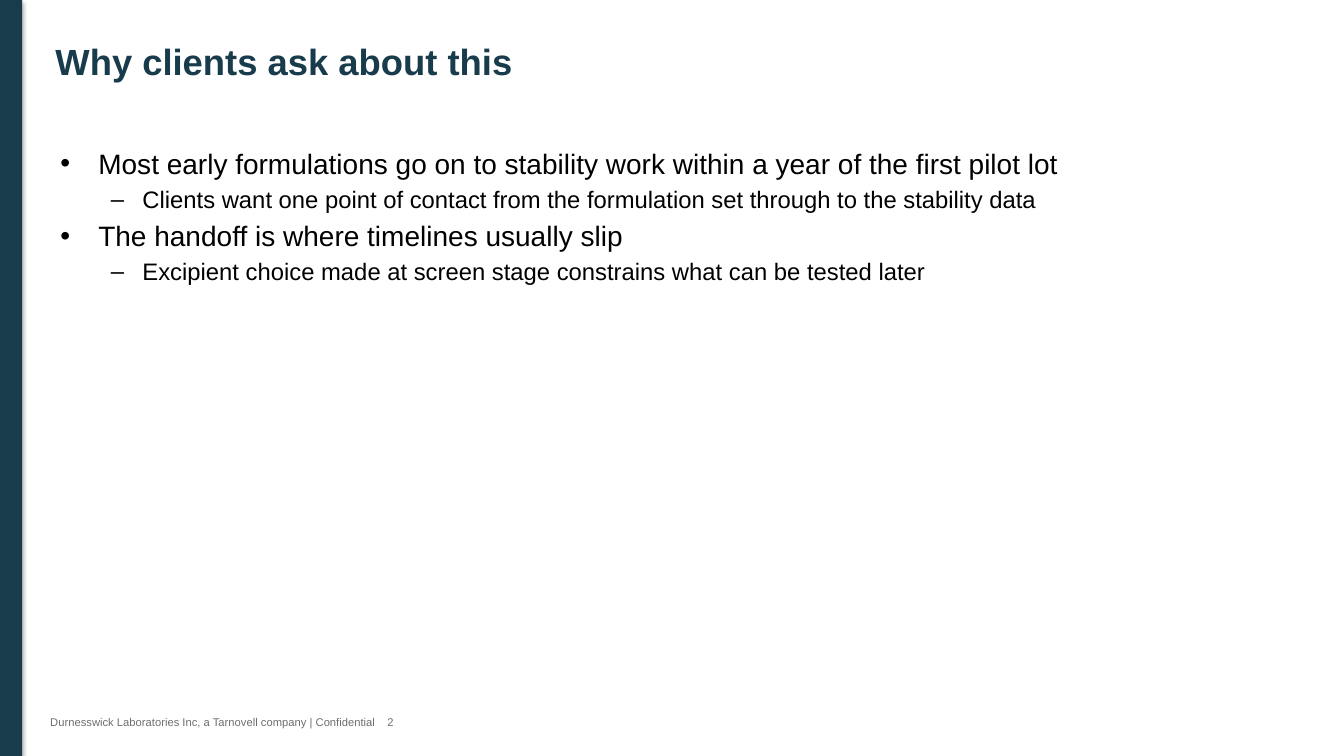
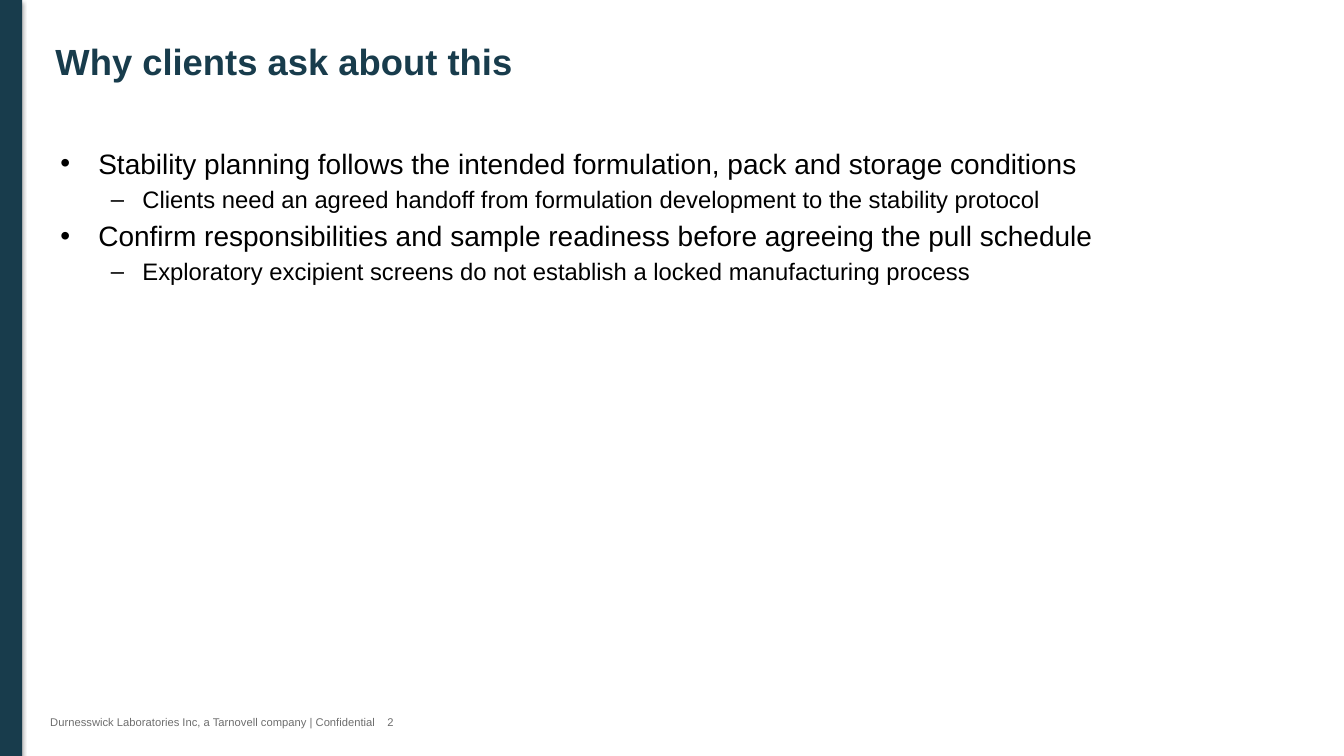
Before and after one commit to 60xAI/portco-mock-dataset, a slide deck: slide 2 of output/archive/DurnesswickData/Marketing/Working_Copies/2025/Copy of stability-cross-sell_031225.pptx. Drawn at 1344x756 pixels with LibreOffice and Linux fonts; fonts in the diff are those of the drawing. Boxes give left, top, right and bottom in pixels: in the first picture for what was removed or moved away, otherwise in the second. Text is boxed around its words. In the diff, an @@ line names an element or a change of style, - is before the commit and + after.

Commit message:
Stage 8 review fixes: F-006

```diff
--- a/output/archive/DurnesswickData/Marketing/Working_Copies/2025/Copy of stability-cross-sell_031225.pptx
+++ b/output/archive/DurnesswickData/Marketing/Working_Copies/2025/Copy of stability-cross-sell_031225.pptx
@@ text at box(98, 153, 1092, 285): text changed @@
-• Most early formulations go on to stability work within a year of the first pilot lot
-  – Clients want one point of contact from the formulation set through to the stability data
-• The handoff is where timelines usually slip
-  – Excipient choice made at screen stage constrains what can be tested later
+• Stability planning follows the intended formulation, pack and storage conditions
+  – Clients need an agreed handoff from formulation development to the stability protocol
+• Confirm responsibilities and sample readiness before agreeing the pull schedule
+  – Exploratory excipient screens do not establish a locked manufacturing process
```
Also in this commit, not shown: 1 other slide changed, 1 slide added, 1 slide removed, 1 other file.
